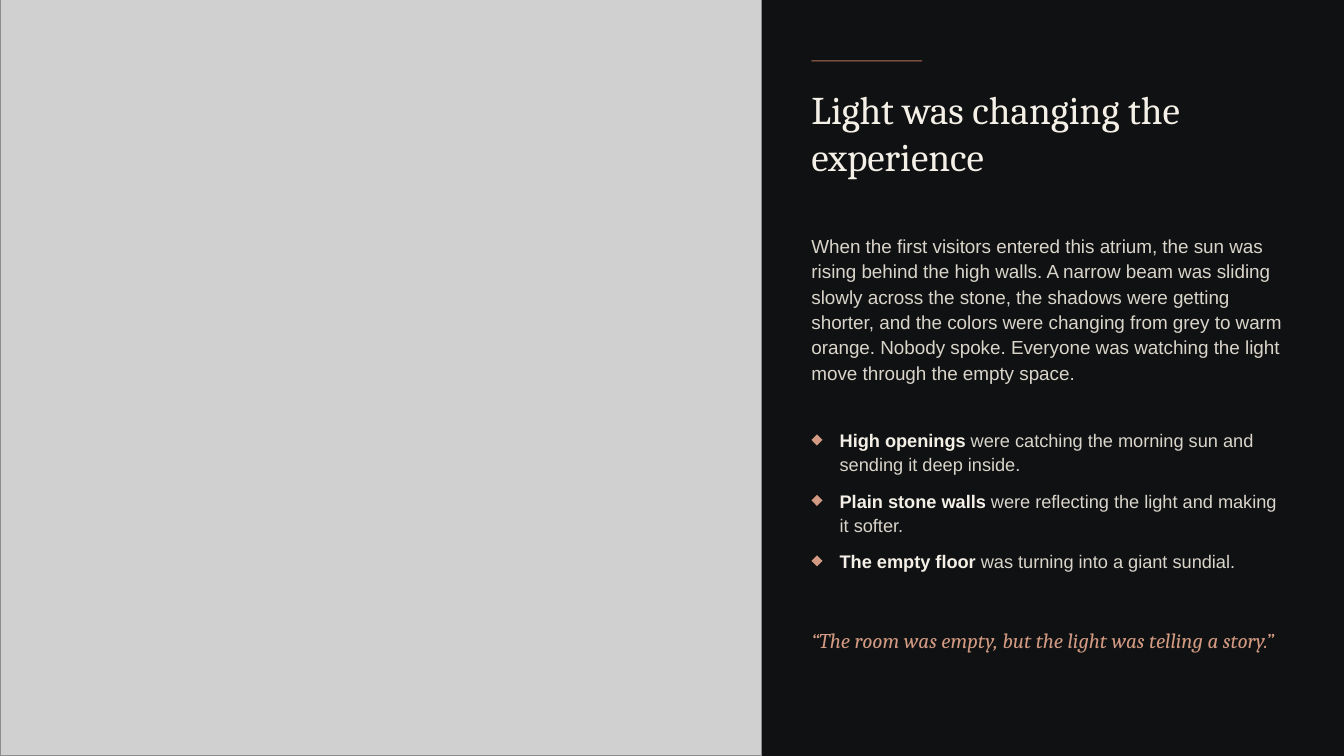
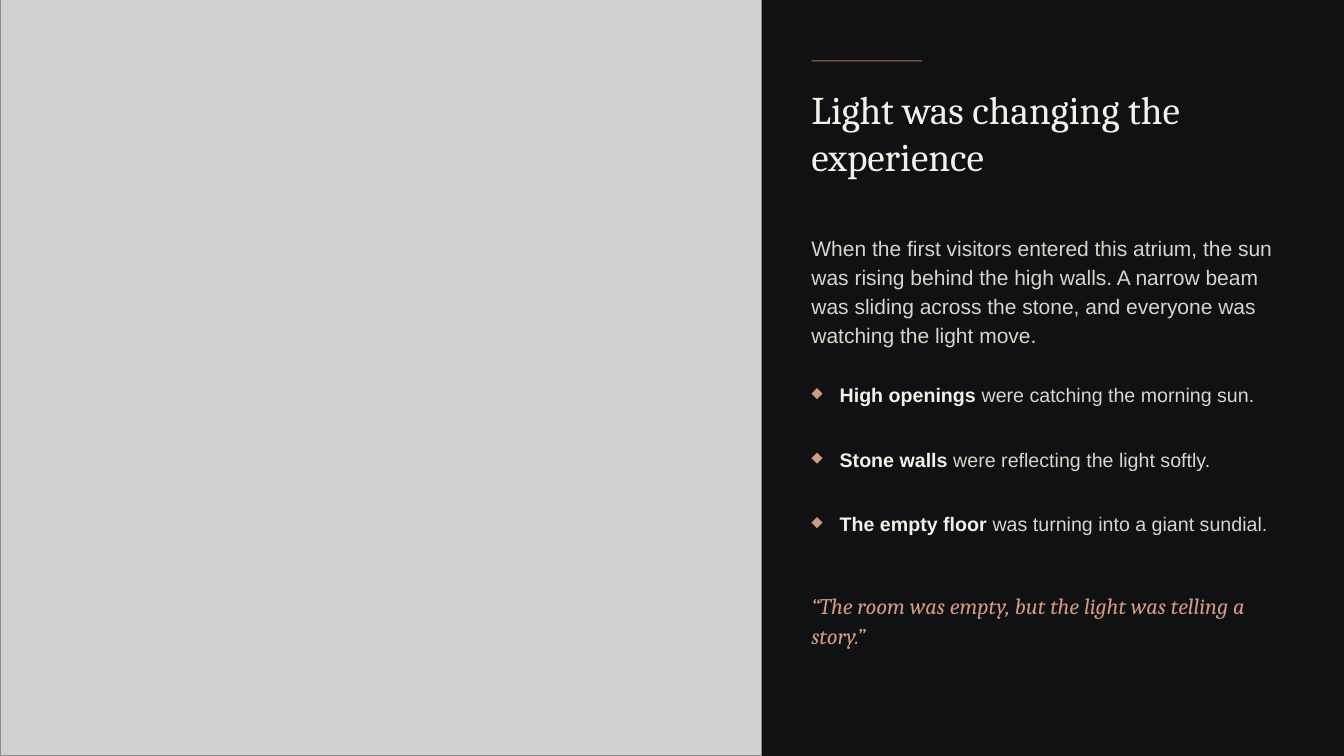
Before and after one commit to s2512013660-art/Akli, a slide deck: slide 5 of presentation-kit/empty-space-topic/The-Architecture-of-Empty-Space_Final.pptx. Drawn at 1344x756 pixels with LibreOffice and Linux fonts; fonts in the diff are those of the drawing; grey boxes stand for pictures; background and template pictures are left out. Boxes give left, top, right and bottom in pixels: in the first picture for what was removed or moved away, otherwise in the second. Text is boxed around its words. In the diff, an @@ line names an element or a change of style, - is before the commit and + after.

```diff
--- a/presentation-kit/empty-space-topic/The-Architecture-of-Empty-Space_Final.pptx
+++ b/presentation-kit/empty-space-topic/The-Architecture-of-Empty-Space_Final.pptx
@@ text at [811,240,1272,347]: text changed; size 13.5 to 15 pt @@
-When the first visitors entered this atrium, the sun was rising behind the high walls. A narrow beam was sliding slowly across the stone, the shadows were getting shorter, and the colors were changing from grey to warm orange. Nobody spoke. Everyone was watching the light move through the empty space.
+When the first visitors entered this atrium, the sun was rising behind the high walls. A narrow beam was sliding across the stone, and everyone was watching the light move.
@@ diamond: place and size @@
-diamond at [812,435,823,446]
+diamond at [812,388,823,399]
@@ text at [840,387,1254,406]: text changed; size 13 to 14 pt @@
-High openings were catching the morning sun and sending it deep inside.
+High openings were catching the morning sun.
@@ 2 diamonds, 1 text: place and size @@
-2 diamonds, 1 text at [812,495,1236,572]
+2 diamonds, 1 text at [812,453,1268,535]
@@ text at [840,452,1210,471]: text changed; size 13 to 14 pt @@
-Plain stone walls were reflecting the light and making it softer.
+Stone walls were reflecting the light softly.
@@ text "The empty floor was turning ..." at [840,516,1268,535]: size 13 to 14 pt @@
@@ text "“The room was empty, but ...": place and size @@
-text "“The room was empty, but ..." at [811,633,1274,653]
+text "“The room was empty, but ..." at [811,598,1245,649]
@@ text "“The room was empty, but ..." at [811,598,1245,649]: size 15 to 16 pt @@
```
Also in this commit, not shown: 6 other slides changed, 2 other files.
